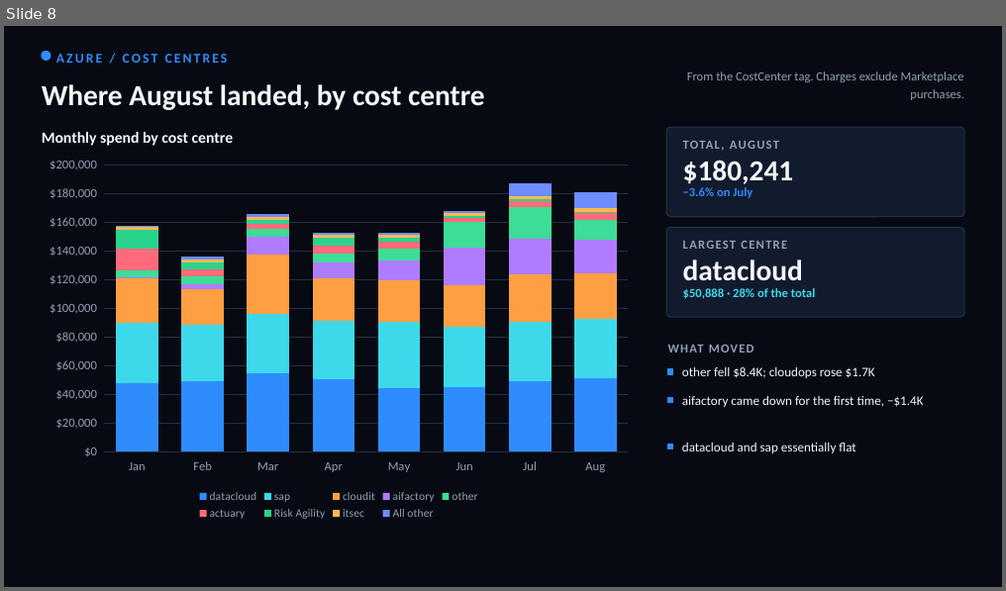
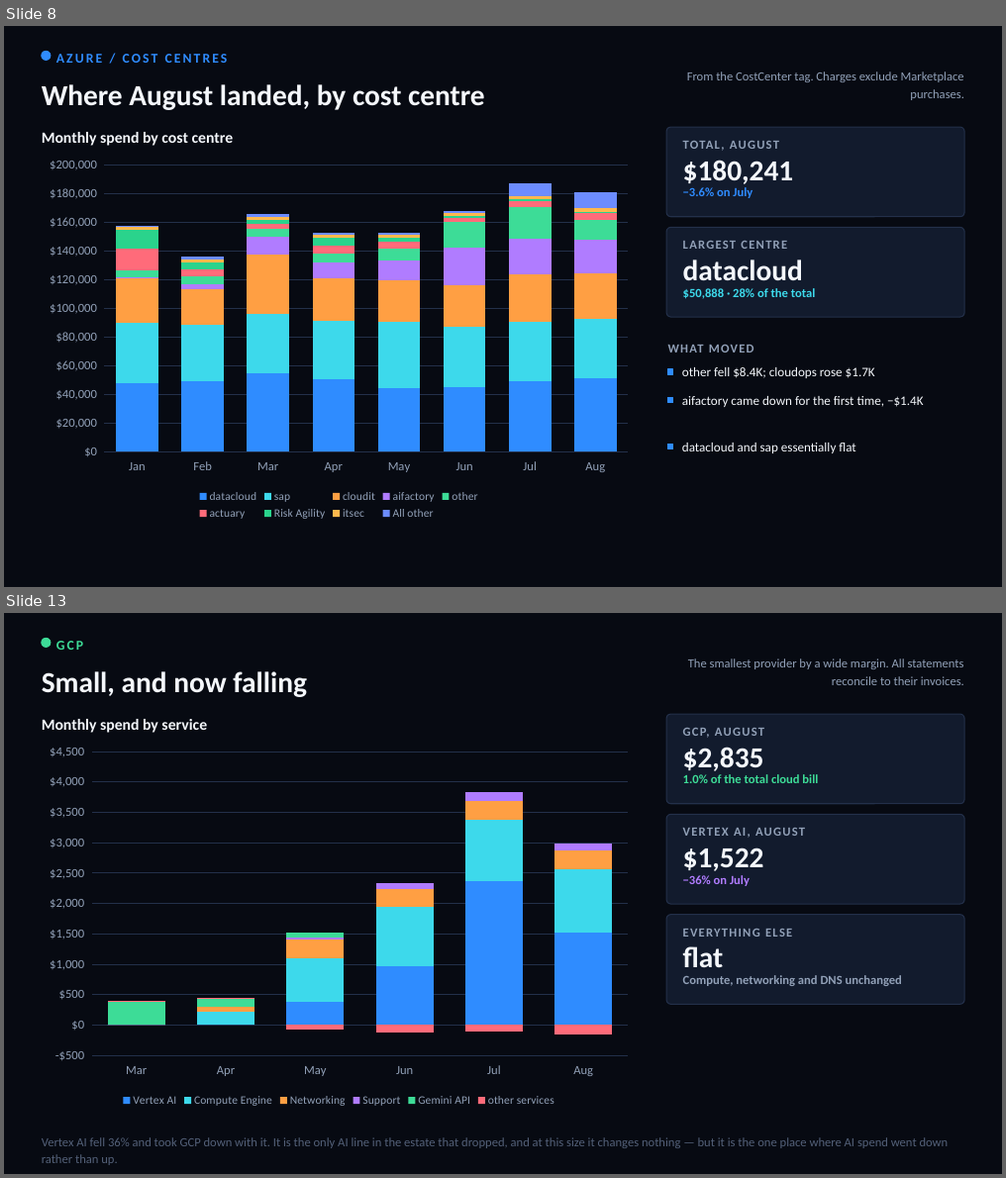
Before and after one commit to arielga5-code/Finops, a slide deck: presentations/cloud-cost-cio/Harel_Cloud_Cost_CIO_August.pptx. Shown one above the other, each under a label of ours: slide 8 before the commit, slides 8 and 13 after it; the slides between them are not shown. The pictures are 1006x591 and 1006x1178 pixels, drawn with LibreOffice and Linux fonts; fonts in the diff are those of the drawing. Boxes give left, top, right and bottom in pixels: in the first picture for what was removed or moved away, otherwise in the second. Text is boxed around its words. In the diff, an @@ line names an element or a change of style, - is before the commit and + after.

```diff
--- a/presentations/cloud-cost-cio/Harel_Cloud_Cost_CIO_August.pptx
+++ b/presentations/cloud-cost-cio/Harel_Cloud_Cost_CIO_August.pptx
@@ slide 13 added at (4,613,1002,1174), background #070A12 @@
@@ rectangle added at (4,613,1002,1174), fill #070A12, outline #070A12 1 pt @@
@@ ellipse added at (42,639,51,648), fill #3DDC97, outline #3DDC97 1 pt @@
@@ text added at (56,641,83,650), 13 pt, text #3DDC97, bold @@
+GCP
@@ text added at (42,671,307,697), 28 pt, text #F4F7FB, bold @@
+Small, and now falling
@@ text added at (688,659,964,685), 12 pt, text #91A0B7 @@
+The smallest provider by a wide margin. All statements reconcile to their invoices.
@@ text added at (42,719,207,733), 15 pt, text #F4F7FB, bold @@
+Monthly spend by service
@@ rounded rectangle added at (666,714,964,804), fill #121B2D, outline #23304A 1 pt @@
@@ text added at (683,728,710,738), 12 pt, text #91A0B7, bold @@
+GCP, AUGUST
@@ column stacked chart added at (38,737,641,1111) @@
+categories: Mar, Apr, May, Jun, Jul, Aug
+Vertex AI: 0, 0, 400, 1000, 2400, 1500
+Compute Engine: 0, 200, 700, 1000, 1000, 1000
+Networking: 0, 100, 300, 300, 300, 300
+Support: 0, 0, 0, 100, 100, 100
+Gemini API: 400, 100, 100, 0, 0, 0
+other services: 0, 0, -100, -100, -100, -100
@@ text added at (683,747,764,771), 28 pt, text #F4F7FB, bold @@
+$2,835
@@ text added at (683,774,818,783), 12 pt, text #3DDC97, bold @@
+1.0% of the total cloud bill
@@ rounded rectangle added at (666,814,964,904), fill #121B2D, outline #23304A 1 pt @@
@@ text added at (683,848,764,871), 28 pt, text #F4F7FB, bold @@
+$1,522
@@ text added at (755,828,805,836), 12 pt, text #91A0B7, bold @@
+VERTEX AI, AUGUST
@@ text added at (683,875,749,886), 12 pt, text #B07CFF, bold @@
+−36% on July
@@ rounded rectangle added at (666,915,964,1004), fill #121B2D, outline #23304A 1 pt @@
@@ text added at (683,922,948,942), 12 pt, text #91A0B7, bold @@
+EVERYTHING ELSE
@@ text added at (683,947,724,968), 28 pt, text #F4F7FB, bold @@
+flat
@@ text added at (683,975,902,986), 12 pt, text #91A0B7, bold @@
+Compute, networking and DNS unchanged
@@ text added at (42,1138,948,1165), 12 pt, text #536078 @@
+Vertex AI fell 36% and took GCP down with it. It is the only AI line in the estate that dropped, and at this size it changes nothing — but it is the one place where AI spend went down rather than up.
```
Also in this commit, not shown: 5 slides changed, 7 other slides added, 6 other files.
